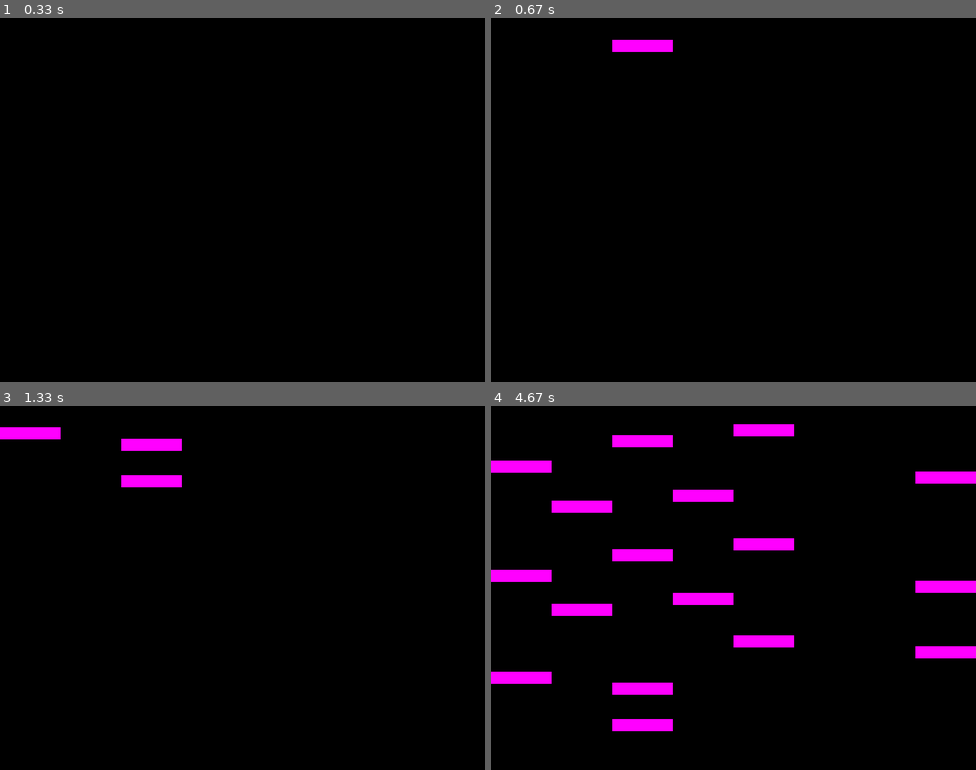
Above: before the commit, frames 1-4 (two rows, left to right).
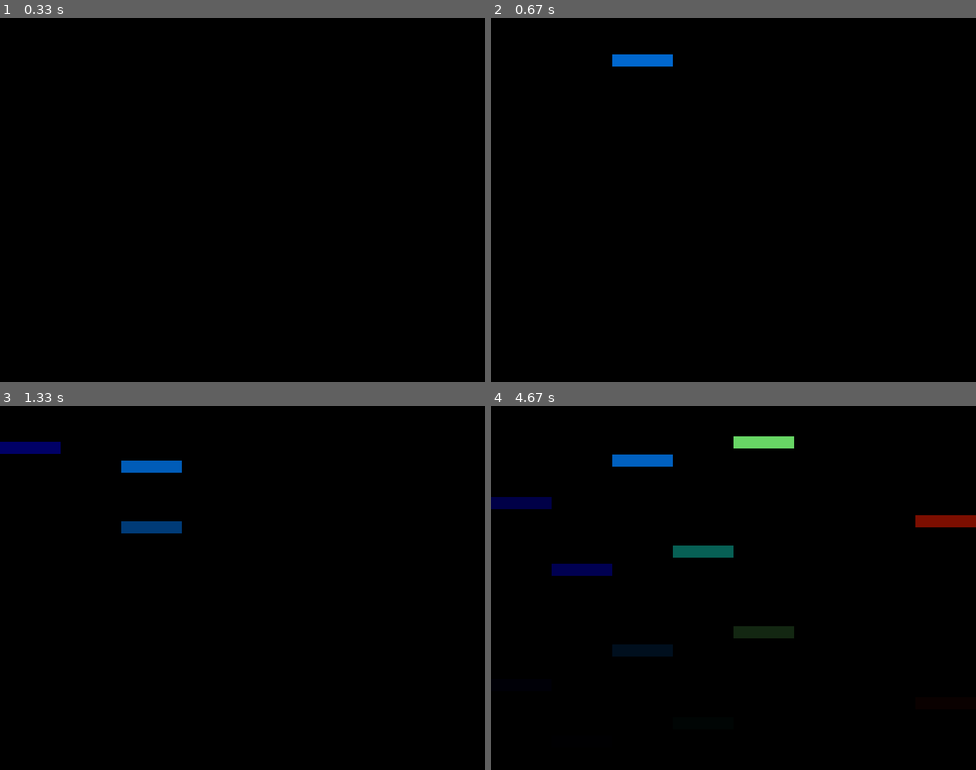
Above: after the commit, the same moments.

Repository: gabrielhuang/visual-instrument
Game: pygame game, started from pygame_demo.py
The game is run twice, just before and just after one commit, with the same random seed, the same clock (stepped at 60 frames per second) and the same inputs. The source is Python 2; it was converted automatically to run under Python 3.
Inputs:
- Up to frame 1 (0.33 s): no input
- Up to frame 2 (0.67 s): hold D from 0.33 s (still down)
- Up to frame 3 (1.33 s): release D at 0.8 s; hold D 0.83-1.3 s; tap K at 0.98 s
- Up to frame 4 (4.67 s): hold A 1.33-1.87 s; tap 2 at 1.48, 2.82, 4.38 s; hold S 1.9-2.2 s; tap 1 at 2.05, 3.48 s; hold A 2.23-2.63 s; tap K at 2.38, 3.88 s; hold D 2.67-3.3 s; hold S 3.33-3.7 s; hold A 3.73-4.2 s; hold D from 4.23 s (still down)

Frame 1 is identical in both runs. In frame 2, 0.8% of the frame differs, in the area x 25-38%, y 6-14%; in frame 3, 2.5%; in frame 4, 10%, in the area x 0-100%, y 5-90%.

Commit message:
add cool colors

Diff:
--- a/pygame_demo.py
+++ b/pygame_demo.py
@@ -1,7 +1,8 @@
 #!/usr/bin/env python
 # -*- coding: utf-8 -*-
 import time
-
+import numpy as np
+import matplotlib.pyplot as plt
 import pygame
 from pygame.mixer import Sound
 
@@ -52,13 +53,24 @@
         assert name in sounds, '{} (key {}) not in sounds'.format(name, key)
 
 
+def float_to_rgb(x, darken=1.):
+    r,g,b,a = plt.cm.jet(x, bytes=True)
+    if darken != 1.:
+        darken = np.clip(darken, 0, 1)
+        r = int(darken*r)
+        g = int(darken*g)
+        b = int(darken*b)
+    return (r,g,b)
+
+
 screen = init_pygame()
 sounds, mappings = get_mappings()
 verify_sounds_and_mappings(sounds, mappings)
 sounds_idx = {name: idx for idx, name in enumerate(sounds)}
+sounds_colors = {name: float_to_rgb(float(idx)/len(sounds_idx)) for name, idx in sounds_idx.items()}
 
 music_events = []
-FLIGHT_TIME = 5.  # seconds
+FLIGHT_TIME = 3.  # seconds
 FPS = 30.
 REFRESH_TIME = 1. / FPS
 TOLERANCE = 1.5
@@ -82,7 +94,7 @@
                     'name': name
                 })
 
-                print music_events
+                #print music_events
             elif event.key == pygame.K_SPACE:
                 pygame.mixer.stop()
                 print 'Clear sounds'
@@ -92,7 +104,6 @@
     # pretty print
     now = time.time()
     if last_refresh is None or now - last_refresh > REFRESH_TIME:
-        print 'redraw'
         screen.fill((0,0,0))  # clear screen
         last_refresh = now
         pygame.display.update()
@@ -110,7 +121,11 @@
             # y position proportional to time elapsed
             dt = now-m_event['time']
             y = int(dt * SCREEN_HEIGHT / float(FLIGHT_TIME))
+            # color
+            color_indicator = sounds_idx[name] / float(len(sounds_idx))
+            dt_indicator = np.clip((1-dt/FLIGHT_TIME)**2., 0, 1)
+            color = float_to_rgb(sounds_idx[name] / float(len(sounds_idx)), dt_indicator)
             # draw rectangle
-            pygame.draw.rect(screen, (255, 0, 255), (x, y, BLOCK_WIDTH, BLOCK_HEIGHT), 0)
+            pygame.draw.rect(screen, color, (x, y, BLOCK_WIDTH, BLOCK_HEIGHT), 0)
         # update
         pygame.display.update()
